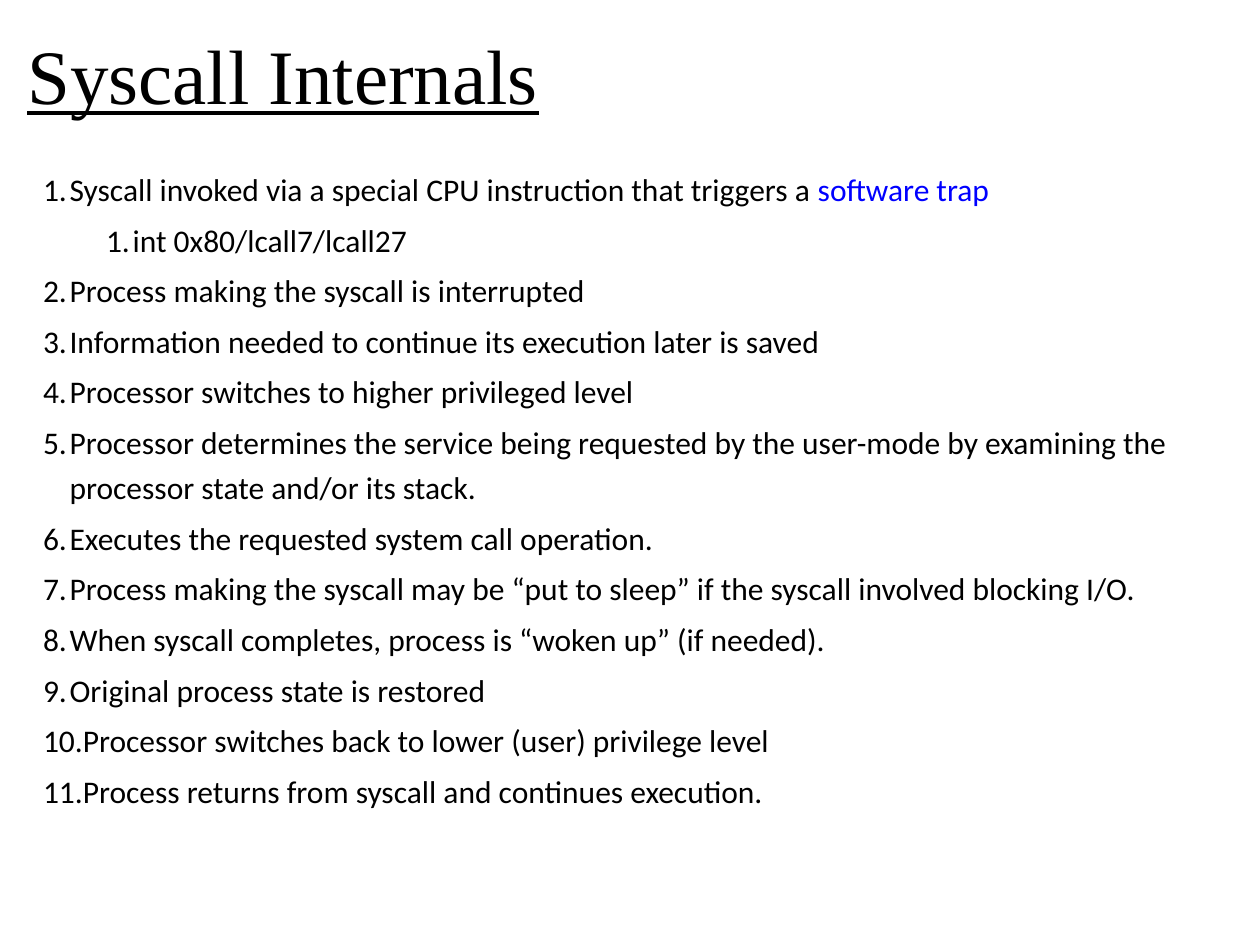
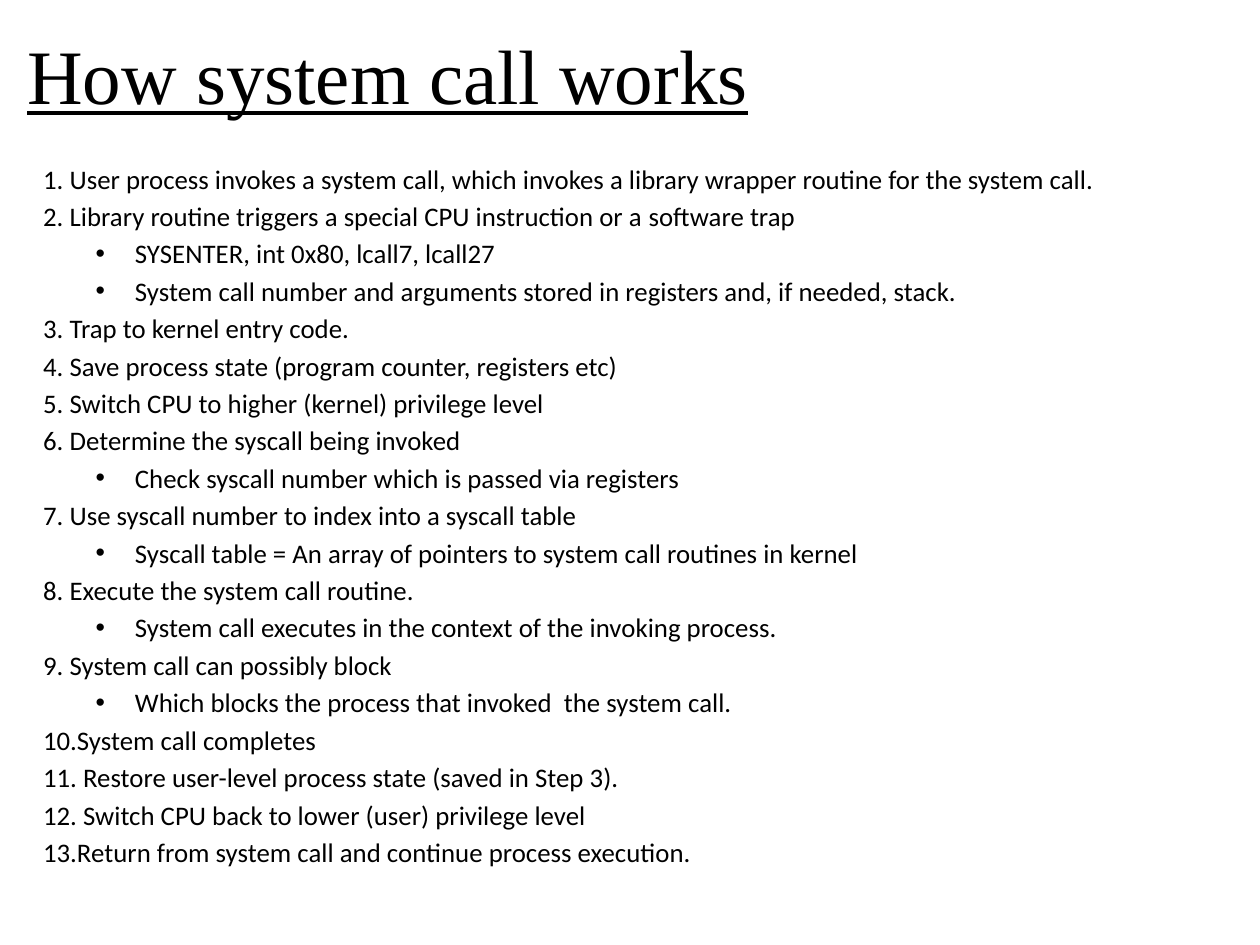
Before and after one commit to oscourse/oscourse.github.io, a slide deck: slide 4 of slides/system_calls.pptx. Drawn at 1260x945 pixels with LibreOffice and Linux fonts; fonts in the diff are those of the drawing. Boxes give left, top, right and bottom in pixels: in the first picture for what was removed or moved away, otherwise in the second. Text is boxed around its words. In the diff, an @@ line names an element or a change of style, - is before the commit and + after.

```diff
--- a/slides/system_calls.pptx
+++ b/slides/system_calls.pptx
@@ title at (27,50,747,119): text changed @@
-Syscall Internals
+How system call works
@@ text at (43,170,1093,867): text changed; size 18 to 15.3 pt @@
-1. Syscall invoked via a special CPU instruction that triggers a software trap
-  1. int 0x80/lcall7/lcall27
-2. Process making the syscall is interrupted
-3. Information needed to continue its execution later is saved
-4. Processor switches to higher privileged level
-5. Processor determines the service being requested by the user-mode by examining the processor state and/or its stack.
-6. Executes the requested system call operation.
-7. Process making the syscall may be “put to sleep” if the syscall involved blocking I/O.
-8. When syscall completes, process is “woken up” (if needed).
-9. Original process state is restored
-10. Processor switches back to lower (user) privilege level
-11. Process returns from syscall and continues execution.
+1. User process invokes a system call, which invokes a library wrapper routine for the system call.
+2. Library routine triggers a special CPU instruction or a software trap
+  • SYSENTER, int 0x80, lcall7, lcall27
+  • System call number and arguments stored in registers and, if needed, stack.
+3. Trap to kernel entry code.
+4. Save process state (program counter, registers etc)
+5. Switch CPU to higher (kernel) privilege level
+6. Determine the syscall being invoked
+  • Check syscall number which is passed via registers
+7. Use syscall number to index into a syscall table
+  • Syscall table = An array of pointers to system call routines in kernel
+8. Execute the system call routine.
+  • System call executes in the context of the invoking process.
+9. System call can possibly block
+  • Which blocks the process that invoked the system call.
+10. System call completes
+11. Restore user-level process state (saved in Step 3).
+12. Switch CPU back to lower (user) privilege level
+13. Return from system call and continue process execution.
```
Also in this commit, not shown: 7 other slides changed, 1 slide removed, 9 other files.
